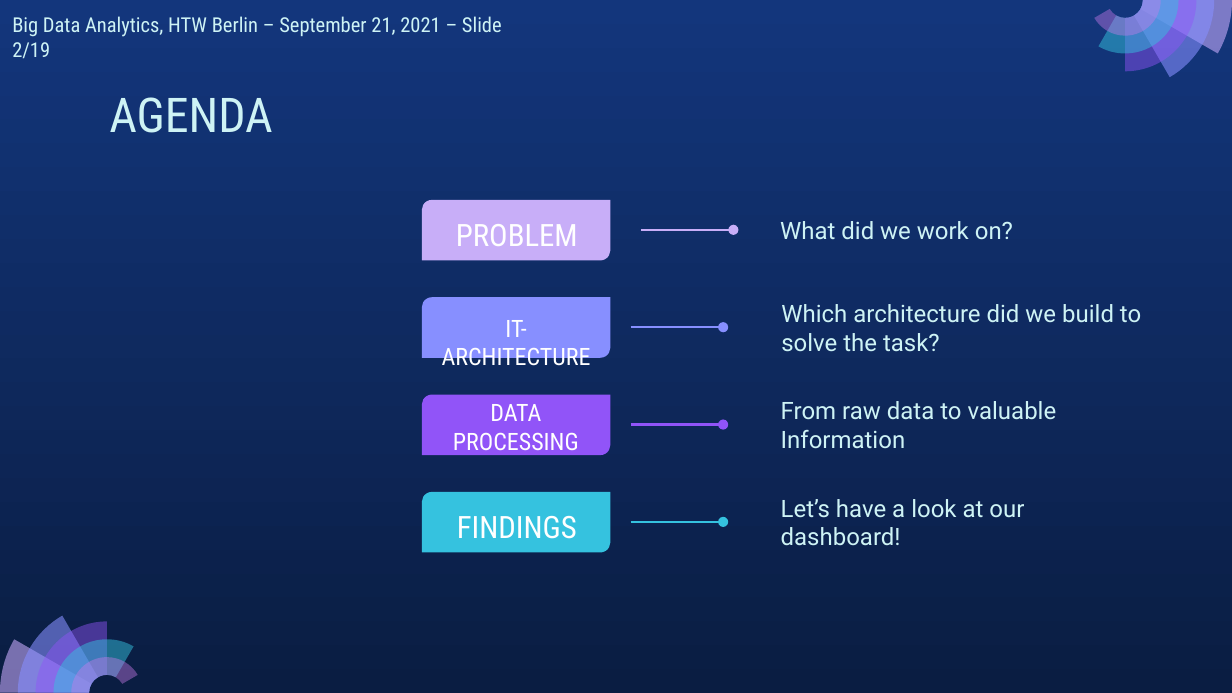
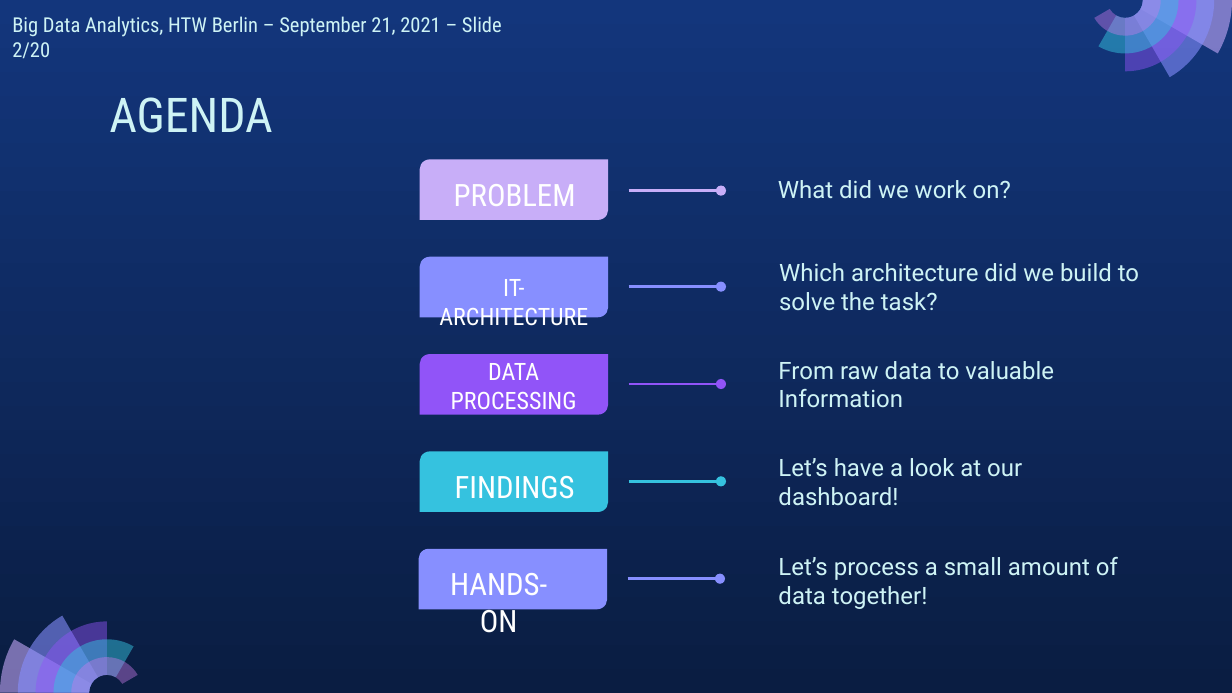
Before and after one commit to FFCA/bda-gr4-domains-analysis, a slide deck: slide 2 of presentation.pptx. Drawn at 1232x693 pixels with LibreOffice and Linux fonts; fonts in the diff are those of the drawing. Boxes give left, top, right and bottom in pixels: in the first picture for what was removed or moved away, otherwise in the second. Text is boxed around its words. In the diff, an @@ line names an element or a change of style, - is before the commit and + after.

```diff
--- a/presentation.pptx
+++ b/presentation.pptx
@@ text at (12, 16, 502, 59): text changed @@
-Big Data Analytics, HTW Berlin – September 21, 2021 – Slide 2/19
+Big Data Analytics, HTW Berlin – September 21, 2021 – Slide 2/20
@@ arrow moved from (641, 230) - (733, 230) to (628, 191) - (721, 191) @@
@@ 4 subtitles, 4 texts, 4 round diag rects: place and size @@
-4 subtitles, 4 texts, 4 round diag rects at (421, 200, 1141, 552)
+4 subtitles, 4 texts, 4 round diag rects at (420, 159, 1139, 511)
@@ 3 arrows: place and size @@
-3 arrows at (631, 328, 723, 522)
+3 arrows at (628, 287, 721, 482)
@@ round diag rect added at (419, 548, 607, 609), fill #878FFF @@
@@ text added at (778, 557, 1118, 609), 14 pt, text #CEF3F5 @@
+Let’s process a small amount of data together!
@@ text added at (450, 573, 547, 633), 18 pt, text #FFFFFF @@
+HANDS-ON
@@ arrow added from (627, 579) to (719, 579), #878FFF 1.5 pt @@
```
Also in this commit, not shown: 12 other slides changed, 2 slides added.
